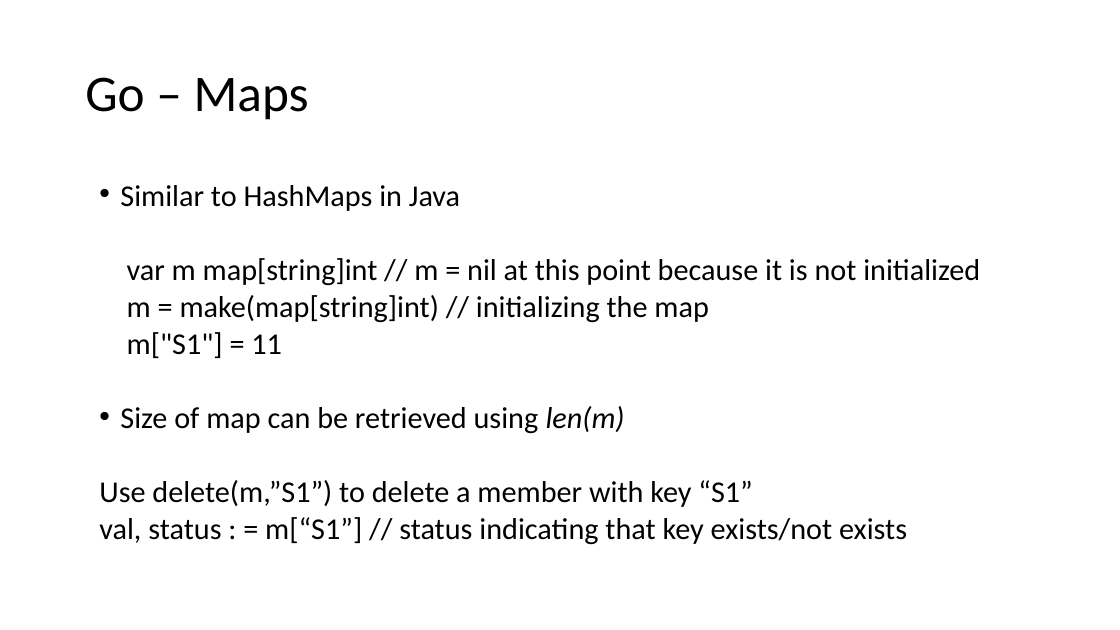
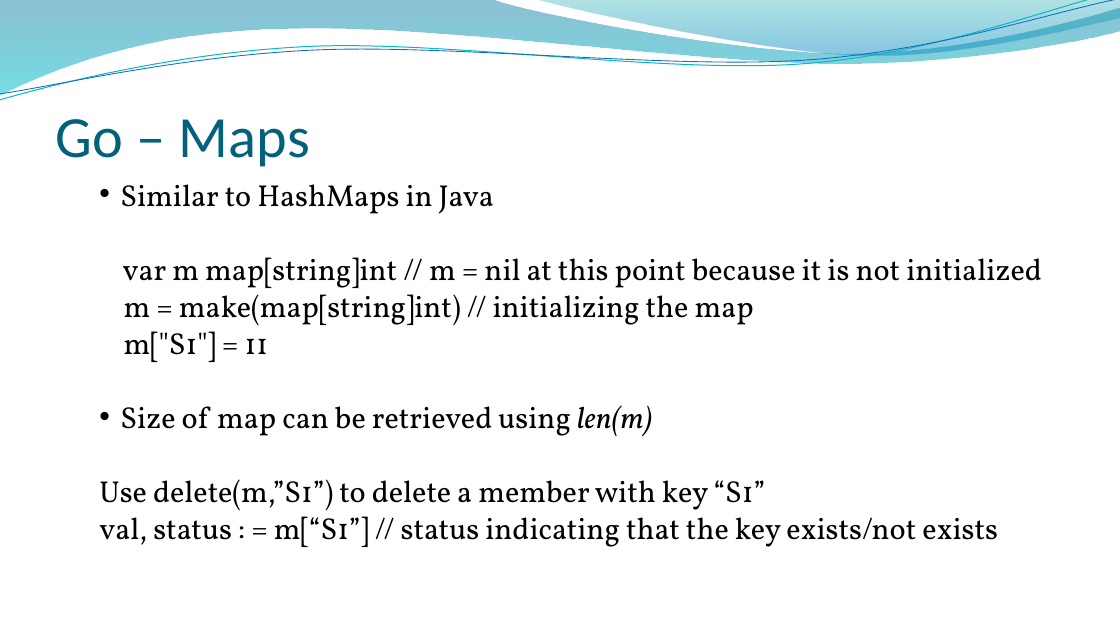
Before and after one commit to aleksamirkovic/blockchainExamples, a slide deck: slide 17 of HyperLedgerFabric.pptx. Drawn at 1120x630 pixels with LibreOffice and Linux fonts; fonts in the diff are those of the drawing; background and template pictures are left out. Boxes give left, top, right and bottom in pixels: in the first picture for what was removed or moved away, otherwise in the second. Text is boxed around its words. In the diff, an @@ line names an element or a change of style, - is before the commit and + after.

```diff
--- a/HyperLedgerFabric.pptx
+++ b/HyperLedgerFabric.pptx
@@ freeform shape added at (x1=0, y1=0, x2=1120, y2=95), fill gradient #0074A1 to #00C6CF @@
@@ freeform shape added at (x1=0, y1=0, x2=1120, y2=105), outline #0AB8BF 0.85 pt @@
@@ freeform shape added at (x1=0, y1=0, x2=1120, y2=100), outline #0F6FC6 0.75 pt @@
@@ freeform shape added at (x1=537, y1=0, x2=1120, y2=58), fill gradient #00A1A9 to #008BBF @@
@@ title "Go – Maps" moved from (x1=85, y1=77, x2=309, y2=120) to (x1=56, y1=119, x2=310, y2=167) @@
@@ title "Go – Maps" at (x1=56, y1=119, x2=310, y2=167): size 44 to 50 pt, text colour #000000 to #04617B; line spacing 0.9 to 1; vertical alignment middle to bottom @@
@@ text at (x1=99, y1=184, x2=1042, y2=511): font Calibri to Vollkorn in "Similar to HashMaps in Java", "var m map[string]int // m = nil ...", "m = make(map[string]int) // initializing the map", "m["S1"] = 11" and 2 more places @@
@@ text at (x1=99, y1=516, x2=998, y2=547): text changed; font Calibri to Vollkorn @@
-val, status : = m[“S1”] // status indicating that key exists/not exists
+val, status : = m[“S1”] // status indicating that the key exists/not exists
```
Also in this commit, not shown: 29 other slides changed, 1 slide added, 5 slides removed.
